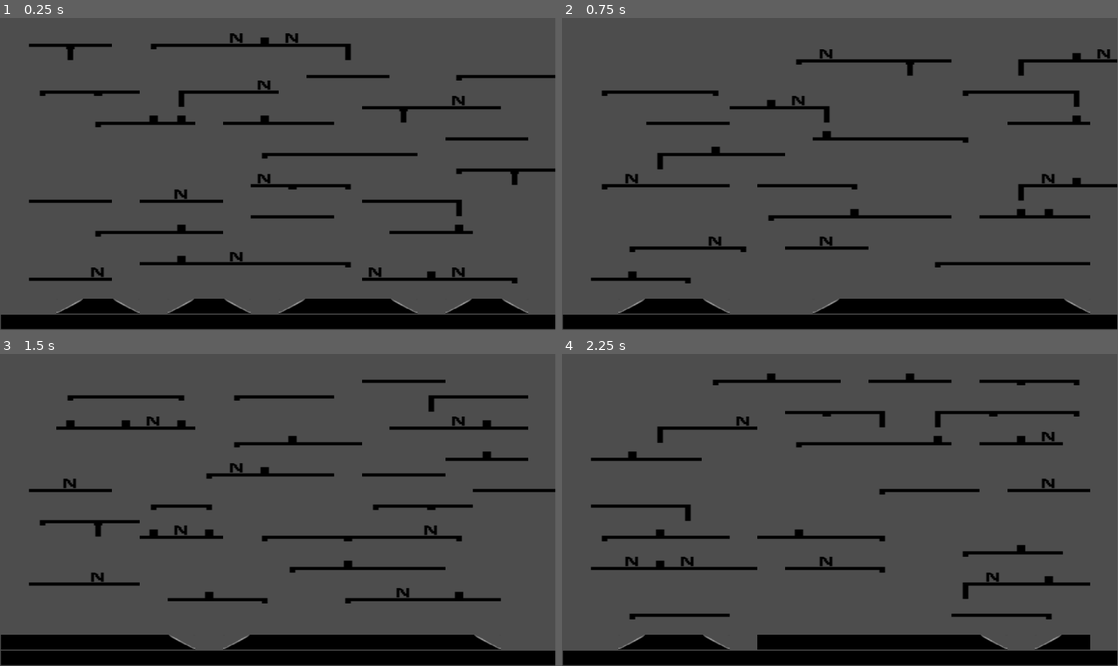
Above: before the commit, frames 1-4 (two rows, left to right).
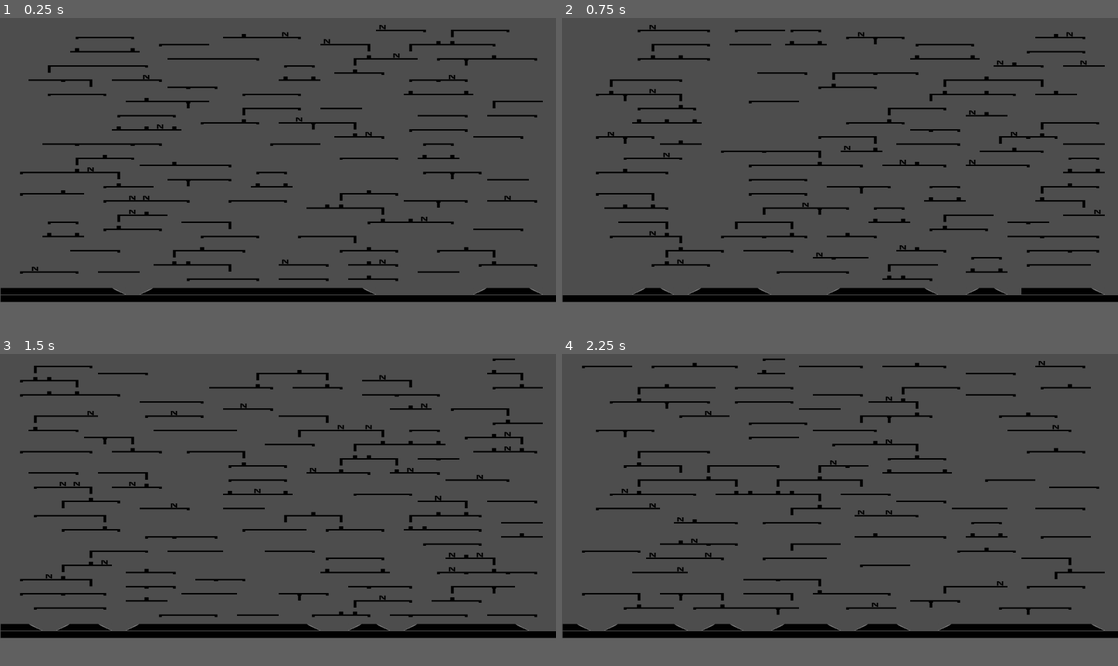
Above: after the commit, the same moments.

Repository: Deiuca/Grammatica
Game: Godot game, scene res://progetto.tscn
The game is run twice, just before and just after one commit, with the same random seed, the same clock (stepped at 60 frames per second) and the same inputs.
Inputs:
- Up to frame 1 (0.25 s): no input
- Up to frame 2 (0.75 s): tap Enter at 0.5 s; hold R from 0.53 s (still down)
- Up to frame 3 (1.5 s): release R at 1.28 s; tap R at 1.35 s
- Up to frame 4 (2.25 s): tap Space at 2 s; hold R from 2.03 s (still down)
In our replay, the window is 799x449 before the commit and 800x409 after it. These sizes can differ from the game's own. Grey fills any space a smaller window leaves; there, only what the larger window draws over its background counts as a difference.

The runs differ from the first frame. In frame 1, 16% of the frame differs, in the area x 0-100%, y 2-100%; in frame 2, 15%; in frame 3, 15%; in frame 4, 15%.
Error after the commit: Invalid access of index '0' on a base object of type: 'Array'. (res://Script/generatore_livello.gd:33)

Commit message:
Fix

Diff:
--- a/Script/generatore_livello.gd
+++ b/Script/generatore_livello.gd
@@ -19,20 +19,46 @@
 
 	inizializza_griglia()
 
+	var room_obbligatoria = false
+
+	var array_per_random = []
+	# Creiamo un array con numeri da 1 a x
+	for i in range(1, 100 + 1):
+		array_per_random.append(i)
+	array_per_random = mescola_array(array_per_random)
+
 	for h in height:
 		for w in width:
 			if h != height-1:
-				stringa += "A"
+				if not room_obbligatoria and  stringa.length() > 0 and array_per_random[0] == 2:
+					stringa[stringa.length() -1] = "e"
+					stringa += "S"
+					room_obbligatoria = true
+				else:
+					stringa += "A"
+					if array_per_random.size() > 0:
+						array_per_random.pop_front()
 			else:
 				stringa += "T"
 
 	print(stringa)
 
 	applica_regole()
-	#applica_regole()
 	print(stringa.length())
 	str_to_grid()
 	print(stringa)
+
+func mescola_array(arr):
+	randomGenerator.randomize()
+
+	# Implementazione dello shuffle usando l'algoritmo di Fisher-Yates
+	for i in range(arr.size() - 1, 0, -1):
+		var j = randomGenerator.randi_range(0, i)
+		var temp = arr[i]
+		arr[i] = arr[j]
+		arr[j] = temp
+
+	return arr
 
 
 func calcola_str(espressione: String) -> int:
@@ -99,7 +125,7 @@
 			sost = sost.right(-1)
 
 		#ritorna num
-		while sost[0].is_valid_int() or sost[0] == "-" or sost[0] == "+":
+		while sost[0].is_valid_int() or sost[0] in "+-()[]{}/*.":
 			num += sost[0]
 			sost = sost.right(sost.length()-(1))
 		num = calcola_str(num) if num != "" else 0
@@ -120,7 +146,7 @@
 	var i = 0
 
 	while i < sostituzione.length():
-		if sostituzione[i] != "*":
+		if sostituzione[i] != "#":
 			stringa[indice + i] = sostituzione[i]
 		i += 1
 
@@ -133,7 +159,7 @@
 		cond = cond.right(-1)
 
 	#ritorna num
-	while cond[0].is_valid_int() or cond[0] == "-" or cond[0] == "+":
+	while cond[0].is_valid_int() or cond[0] in "+-()[]{}/*.":
 		num += cond[0]
 		cond = cond.right(-1)
 	num = calcola_str(num) if num != "" else 0
@@ -145,18 +171,18 @@
 		var subDaControllare = stringa.substr(index, cond.length())
 		var compatibile = true
 		for c in range(subDaControllare.length()):
-			compatibile = compatibile and (subDaControllare[c] == cond[c] or cond[c] == "*")
+			compatibile = compatibile and (subDaControllare[c] == cond[c] or cond[c] == "#")
 		return compatibile
 	return false
 
 func trova_in_str(daTrovare, offset = 0) -> int :
 	for i in range(offset, stringa.length()):
-		if i / width != (i+daTrovare.length()-1)/20:
+		if i / width != (i+daTrovare.length()-1)/width:
 			continue
 		var subCorrente = stringa.substr(i, daTrovare.length())
 		var trovata = true
 		for s in range(subCorrente.length()):
-			trovata = trovata and (subCorrente[s] == daTrovare[s] or daTrovare[s] == "*")
+			trovata = trovata and (subCorrente[s] == daTrovare[s] or daTrovare[s] == "#")
 		if trovata:
 			return i
 	return -1
--- a/Script/regole.gd
+++ b/Script/regole.gd
@@ -2,33 +2,33 @@
 
 var regole = [
 	#Nome; Trigger; Condizioni Aggiuntive; Sostituzione; Probabilità (deve essere ultima, modica in applica_regole)
-	["regola1", "T", [], ["TTT"], 100.0],
-	["regola1", "TTT", ["-wA"], ["-wT"], 60.0],
-	["regola1", "TAT", [], ["TTT"], 100.0],
-	["regola22", "AT", ["-wAA","+w*T"], ["ArT"], 100.0],
-	["regola22", "TA", ["-wAA", "+w*T"], ["TRA"], 100.0],
-	["", "A", ["-w-1AAAA", "+w-1AAAA", "+w+w+w-1AAA", "+2A", "-1A"], ["eS"], 0.5],
-	["", "S", ["-w-1AAAAA","+w-1AAAAA", "+3A"], ["SSS"], 40.0],
-	["", "SA", ["-w-1AAAA", "+w-1AAAA", "+2A"], ["SE"], 100.0],
-	["", "S", ["+1eS"], ["+1S"], 100.0],
-	["", "A", ["-w-wS"], ["P"], 100.0],
-	["", "A", ["-w-wE"], ["O"], 100.0],
-	["", "A", ["-w-we"], ["O"], 100.0],
-	["regola2", "A", ["-w-1AAAA", "+w-1AAA", "-1A"], ["PPP"], 15.0],
-	["regola5", "A", ["-w-1AAA", "+w-1AAA", "+1A", "-1P"], ["P"], 60.0], #espansione
-	["regola4", "PA", ["+wA", "-w-1AAAA", "+2A"], ["PE"], 80.0],
-	["regola5", "AP", ["-w-1AAA", "-1A", "+w-1AAA"], ["eP"], 80.0],
-	["regola5", "AP", ["-w-1AAA", "-1A", "+w-1AAA", "+w+wP"], ["eP"], 100.0],
-	["rr", "PPP", [], ["POP"], 20.0],
-	["r", "PPP",[], ["PoP"], 20.0],
+	["base1", "TTT", ["-wA"], ["-wT"], 60.0],
+	["base2", "TAT", [], ["TTT"], 100.0],
+	["base3", "AT", ["-wAA","+w#T"], ["ArT"], 100.0],
+	["base4", "TA", ["-wAA", "+w#T"], ["TRA"], 100.0],
+	["room1", "AAAA", ["-w-1AAAA", "+w-1AAAA", "+w+w+w-1AAA", "-1A"], ["eS"], 0.5],
+	["room2", "S", ["-w-1AAAAA","+w-1AAAAA", "+3A"], ["SSS"], 40.0],
+	["room3", "SA", ["-w-1AAAA", "+w-1AAAA"], ["SE"], 100.0],
+	["room4", "S", ["+1eS"], ["+1S"], 100.0],
+	["room5", "A", ["-w-wS"], ["P"], 100.0],
+	["room6", "A", ["-w-wE"], ["O"], 100.0],
+	["room7", "A", ["-w-we"], ["O"], 100.0],
+	["sostituzione S", "S", [], ["P"], 100.0],
+	["piattaforme", "AAA", ["-w-1AAAAA", "+w-1AAAA", "-2AA"], ["PPP"], 15.0],
+	["piattaforme espansione", "A", ["-w-1AAAA", "+w-1AAAA", "+1AA", "-1P"], ["P"], 60.0],
+	["edge1", "PA", ["+w-1AAA", "-w-1AAAA", "+2A"], ["PE"], 80.0],
+	["edge2", "PA", ["+w-1AAA", "-w-1AAAA", "+w+wP", "+2A"], ["PE"], 100.0],
+	["edge3", "AP", ["-w-1AAA", "-1A", "+w-1AAA"], ["eP"], 80.0],
+	["edge4", "AP", ["-w-1AAA", "-1A", "+w-1AAA", "+w+wP"], ["eP"], 100.0],
+	["ostacolo", "PPP", [], ["POP"], 20.0],
+	["ostacolo", "PPP",[], ["PoP"], 20.0],
 	["Nemico", "PO", [], ["N"], 10.0],
 	["Nemico", "OP", [], ["+1N"], 10.0],
-	["Nemico", "P", [], ["N"], 10.0],
-	["regola6", "A", ["-wE", "+wP", "+1A"], ["V"], 90.0],
-	["regola6", "A", ["-we", "+wP", "+1A"], ["V"], 90.0],
-	["r", "P", ["-wV"], ["O"], 70.0],
-	["regola6", "A", ["-wo", "+wA"], ["V"], 100.0],
-	["sostituzione S", "S", [], ["P"], 100.0]
+	["Nemico", "P", [], ["N"], 8.0],
+	["verticale1", "A", ["-wE", "+wP", "+1A"], ["V"], 90.0],
+	["verticale2", "A", ["-we", "+wP", "+1A"], ["V"], 90.0],
+	["verticale3", "P", ["-wV"], ["O"], 70.0],
+	["verticale4", "A", ["-wo", "+wA"], ["V"], 100.0],
 ]
 
 var lettere_to_texture ={
@@ -36,7 +36,7 @@
 	"T" : preload("res://Textures/nero.png"),
 	"P" : preload("res://Textures/piattaforma.png"),
 	"E" : preload("res://Textures/Edge_Sx.png"),
-	"e" :preload("res://Textures/Edge_Dx.png"),
+	"e" : preload("res://Textures/Edge_Dx.png"),
 	"R" : preload("res://Textures/muro_ramp.png"),
 	"r" : preload("res://Textures/muro_rampa_up.png"),
 	"V" : preload("res://Textures/verticale.png"),
--- a/generatore_livello.tscn
+++ b/generatore_livello.tscn
@@ -5,3 +5,5 @@
 [node name="Generatore Livello" type="Node2D"]
 position = Vector2(1, 0)
 script = ExtResource("1_8u5le")
+width = 40
+height = 40
--- a/project.godot
+++ b/project.godot
@@ -19,6 +19,11 @@
 
 Regole="*res://Script/regole.gd"
 
+[display]
+
+window/size/viewport_width=1852
+window/size/viewport_height=948
+
 [dotnet]
 
 project/assembly_name="Grammatica"
